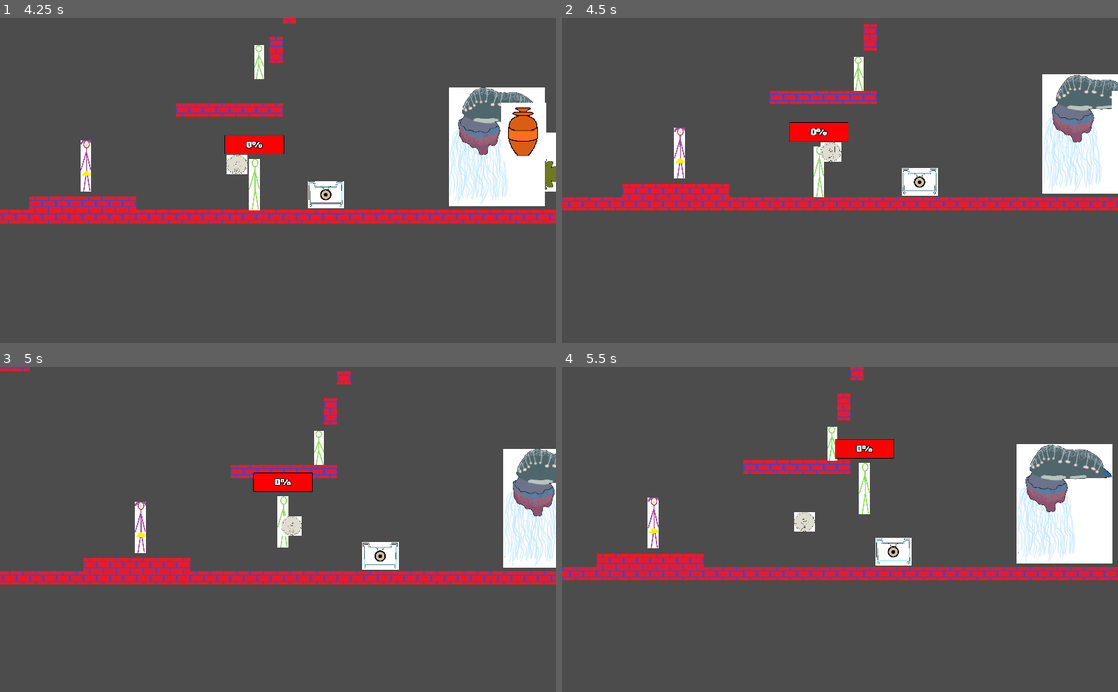
Above: before the commit, frames 1-4 (two rows, left to right).
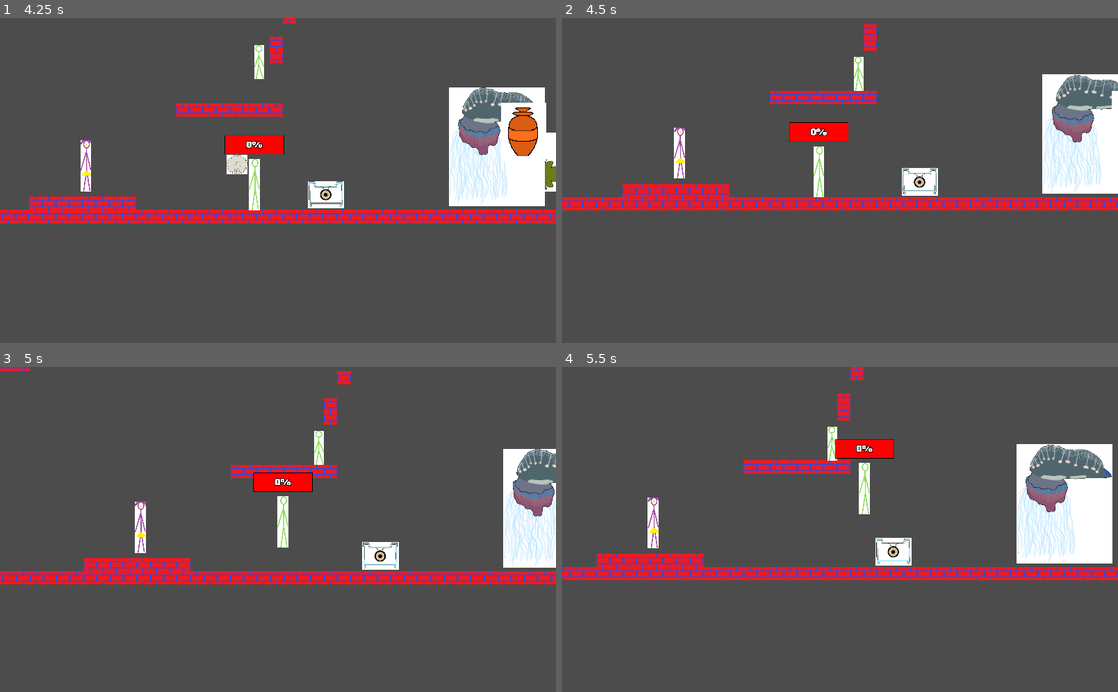
Above: after the commit, the same moments.

Repository: EyeBallTank/PROJECT-NORTUBEL-main-ish
Game: Godot game, scene res://screens/MainMenu.tscn
Same seed, same stepped clock (60 frames per second), same inputs: the game is played once before the commit and once after it.
Inputs:
- Up to frame 1 (4.25 s): click "Start/Começo" at 0.5 s; click "Start/Começo" at 1.25 s; hold F (followme) 2.03-2.78 s; hold Right (right) 2.03-3.53 s; tap Up (jumpup) at 2.27, 3.02 s; tap S (standstill) at 2.85 s; hold Left (left) from 3.53 s (still down); hold F (followme) from 3.53 s (still down)
- Up to frame 2 (4.5 s): release Left (left) at 4.28 s; release F (followme) at 4.28 s; hold Right (right) from 4.28 s (still down); tap S (standstill) at 4.35 s
- Up to frame 3 (5 s): keep holding Right (right); tap Up (jumpup) at 4.52 s
- Up to frame 4 (5.5 s): keep holding Right (right); hold F (followme) from 5.03 s (still down); tap Up (jumpup) at 5.27 s

Frame 1 is identical in both runs. In frame 2, 0.2% of the frame differs, in the area x 46-51%, y 38-45%; in frame 3, 0.2%; in frame 4, 0.2%, in the area x 41-46%, y 44-51%.

Commit message:
you can pickup the coin now
also, Companion can heal now

Diff:
--- a/project.godot
+++ b/project.godot
@@ -91,7 +91,7 @@
 2d_physics/layer_1="PLAYER"
 2d_physics/layer_2="COMPANION"
 2d_physics/layer_3="WORLD"
-2d_physics/layer_4="COINS"
+2d_physics/layer_4="COINS AND OTHER PICKUPS"
 2d_physics/layer_5="POWERUPS"
 2d_physics/layer_6="ENEMIES"
 2d_physics/layer_7="NPCS"
--- /dev/null
+++ b/src/level_items/Coin test.gd
@@ -0,0 +1,11 @@
+extends Area2D
+#script will still be basic, if there's no score system yet
+
+
+func _ready():
+	pass # Replace with function body.
+
+
+func _on_Coin_body_entered(body):
+	if body.name == "Player":
+		queue_free()
--- a/src/level_items/Coin test.tscn
+++ b/src/level_items/Coin test.tscn
@@ -1,6 +1,7 @@
-[gd_scene load_steps=3 format=2]
+[gd_scene load_steps=4 format=2]
 
 [ext_resource path="res://assets/sprites/level_item_sprites/shield coin.png" type="Texture" id=1]
+[ext_resource path="res://src/level_items/Coin test.gd" type="Script" id=2]
 
 [sub_resource type="CircleShape2D" id=1]
 radius = 47.1699
@@ -8,6 +9,7 @@
 [node name="Coin" type="Area2D"]
 collision_layer = 8
 collision_mask = 3
+script = ExtResource( 2 )
 
 [node name="Sprite" type="Sprite" parent="."]
 position = Vector2( 1.02871e-07, -47 )
@@ -17,3 +19,5 @@
 [node name="CollisionShape2D" type="CollisionShape2D" parent="."]
 position = Vector2( 0, -46 )
 shape = SubResource( 1 )
+
+[connection signal="body_entered" from="." to="." method="_on_Coin_body_entered"]
--- a/src/level_items/Health Pickup.tscn
+++ b/src/level_items/Health Pickup.tscn
@@ -7,6 +7,8 @@
 extents = Vector2( 192.5, 211.5 )
 
 [node name="Health Pickup" type="Area2D"]
+collision_layer = 8
+collision_mask = 3
 script = ExtResource( 2 )
 
 [node name="Sprite" type="Sprite" parent="."]
--- a/src/levels/LevelTemplate3.tscn
+++ b/src/levels/LevelTemplate3.tscn
@@ -15,6 +15,7 @@
 [ext_resource path="res://src/enemies/gecko enemy.tscn" type="PackedScene" id=13]
 [ext_resource path="res://src/npc_actors/npc placeholder.tscn" type="PackedScene" id=14]
 [ext_resource path="res://src/level_hazards/Manowar test.tscn" type="PackedScene" id=15]
+[ext_resource path="res://screens/PauseMenu.tscn" type="PackedScene" id=16]
 
 [sub_resource type="ConvexPolygonShape2D" id=1]
 points = PoolVector2Array( 0, 0, 64, 0, 64, 64, 0, 64 )
@@ -91,3 +92,7 @@
 
 [node name="Health Pickup" parent="." instance=ExtResource( 11 )]
 position = Vector2( -150, 207 )
+
+[node name="CanvasLayer" type="CanvasLayer" parent="."]
+
+[node name="PauseMenu" parent="CanvasLayer" instance=ExtResource( 16 )]
Not shown: 1 places in src/levels/LevelTemplate3.tscn that only renumber resources
